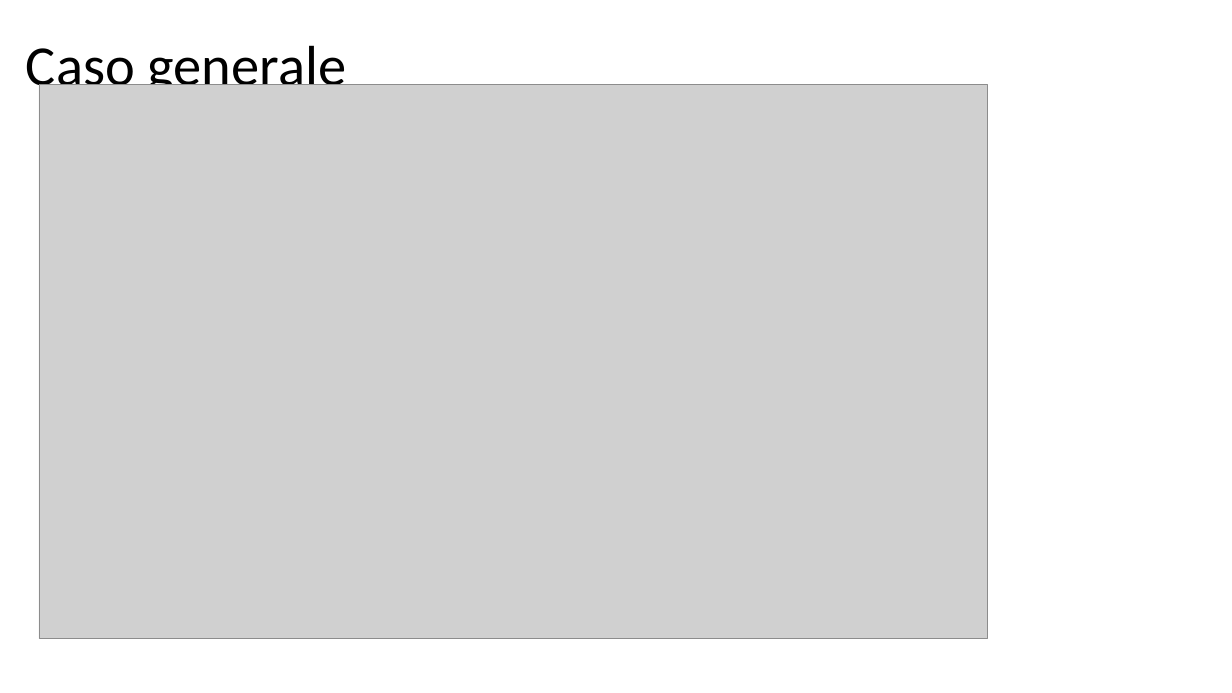
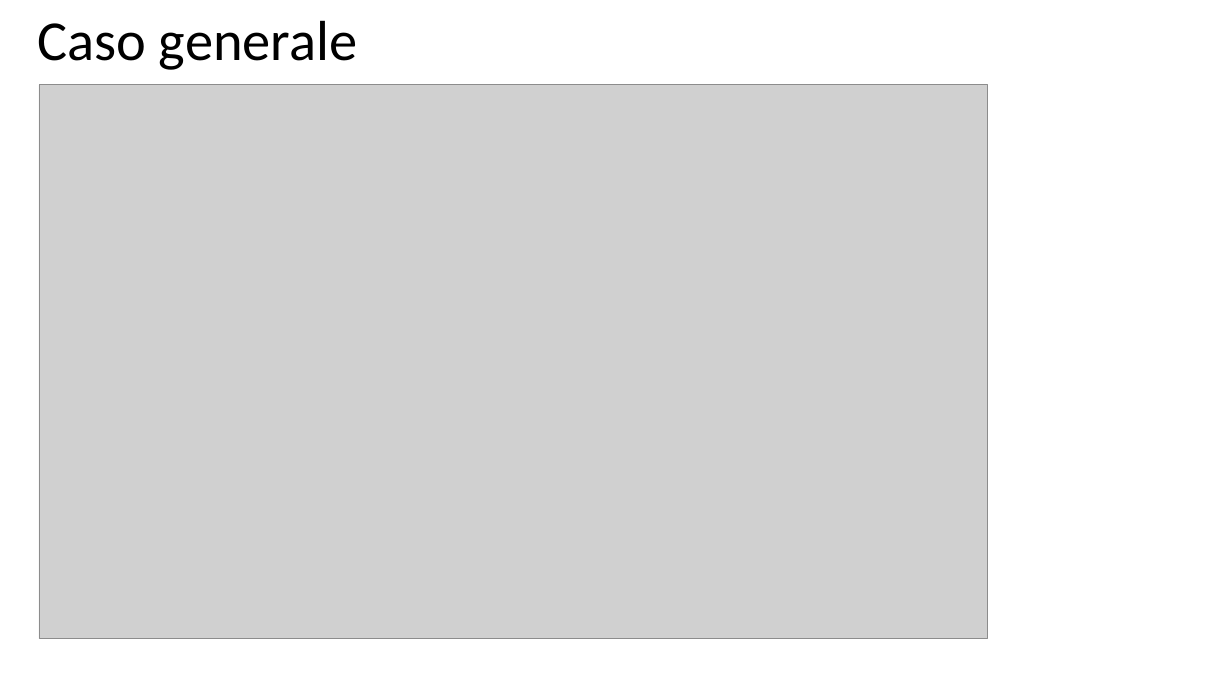
Before and after one commit to giuseppetomassetti/SdC, a slide deck: slide 17 of lezioni/H 16 instabilita.pptx (slide 14 before the commit). Drawn at 1232x693 pixels with LibreOffice and Linux fonts; fonts in the diff are those of the drawing; grey boxes stand for pictures. Boxes give left, top, right and bottom in pixels: in the first picture for what was removed or moved away, otherwise in the second. Text is boxed around its words. In the diff, an @@ line names an element or a change of style, - is before the commit and + after.

```diff
--- a/lezioni/H 16 instabilita.pptx
+++ b/lezioni/H 16 instabilita.pptx
@@ title "Caso generale" rewrapped from bbox=[26, 45, 347, 99] to bbox=[37, 20, 358, 70] @@
```
Also in this commit, not shown: 4 other slides changed, 6 slides added, 3 slides removed, 1 other file.
